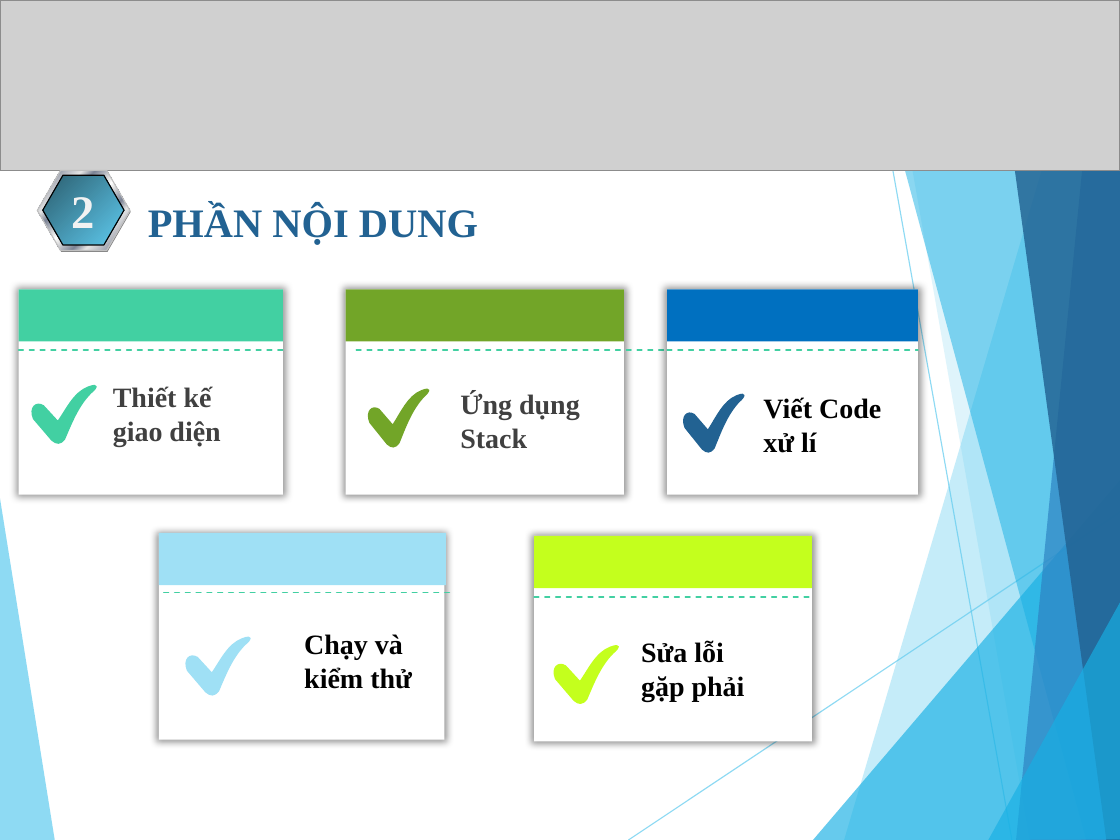
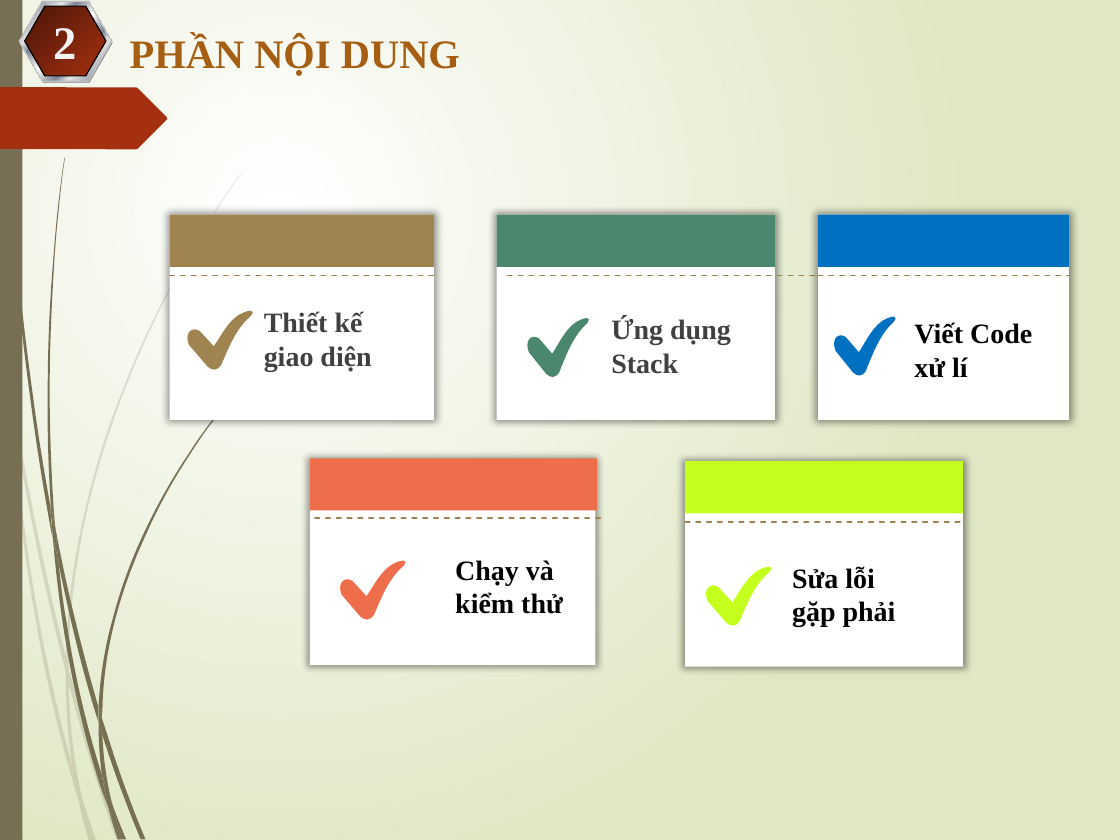
Before and after one commit to NguyenThanhNhuJS99/ThapHaNoi, a slide deck: slide 5 of BaoCaoDoAn.pptx. Drawn at 1120x840 pixels with LibreOffice and Linux fonts; fonts in the diff are those of the drawing; grey boxes stand for pictures. Boxes give left, top, right and bottom in pixels: in the first picture for what was removed or moved away, otherwise in the second. Text is boxed around its words. In the diff, an @@ line names an element or a change of style, - is before the commit and + after.

```diff
--- a/BaoCaoDoAn.pptx
+++ b/BaoCaoDoAn.pptx
@@ background #FFFFFF to gradient #FFFFFF to #DFE8C4 @@
@@ picture removed at (x1=0, y1=0, x2=1120, y2=170) @@
@@ rectangle added at (x1=0, y1=0, x2=22, y2=840), fill #766F54 @@
@@ 3 hexagons, 1 text moved together from (x1=37, y1=170, x2=478, y2=252) to (x1=19, y1=1, x2=460, y2=83) @@
@@ hexagon "2" at (x1=25, y1=7, x2=106, y2=76): fill gradient #4491AB to #5FCBEF to gradient #76220B to #A53010 @@
@@ text "PHẦN NỘI DUNG" at (x1=130, y1=36, x2=460, y2=76): text colour #226292 to #A65E12 @@
@@ freeform shape added at (x1=0, y1=87, x2=167, y2=150), fill #A53010 @@
@@ rectangle at (x1=170, y1=215, x2=435, y2=268): fill #42D0A2 to #9F8351 @@
@@ rectangle at (x1=496, y1=215, x2=774, y2=268): fill #72A528 to #4B866E @@
@@ rectangle "V" at (x1=819, y1=215, x2=1070, y2=420): font Cabin to Quicksand @@
@@ line (170, 276) - (433, 276): stroke #42D0A2 1 pt dashed to #9F8351 1 pt dashed @@
@@ line (507, 276) - (834, 276): stroke #42D0A2 1 pt dashed to #9F8351 1 pt dashed @@
@@ line (819, 276) - (1068, 276): stroke #42D0A2 1 pt dashed to #9F8351 1 pt dashed @@
@@ freeform shape at (x1=187, y1=310, x2=252, y2=370): fill #42D0A2 to #9F8351 @@
@@ freeform shape moved from (x1=31, y1=385, x2=96, y2=445) to (x1=187, y1=310, x2=252, y2=370) @@
@@ freeform shape at (x1=528, y1=318, x2=589, y2=377): fill #72A528 to #4B866E @@
@@ freeform shape moved from (x1=367, y1=389, x2=429, y2=448) to (x1=528, y1=318, x2=589, y2=377) @@
@@ 10 rectangles, 5 texts, 5 lines, 1 freeform shape moved together from (x1=19, y1=289, x2=918, y2=741) to (x1=170, y1=215, x2=1070, y2=666) @@
@@ freeform shape at (x1=834, y1=317, x2=896, y2=376): fill #226292 to #0070C0 @@
@@ rectangle at (x1=310, y1=458, x2=597, y2=511): fill #9FE0F5 to #EE6E4B @@
@@ freeform shape resized from (x1=0, y1=492, x2=55, y2=840) to (x1=53, y1=534, x2=109, y2=809) @@
@@ freeform shape at (x1=53, y1=534, x2=109, y2=809): fill #5FCBEF at 70% opacity to #766F54 @@
@@ line (315, 519) - (600, 519): stroke #42D0A2 1 pt dashed to #9F8351 1 pt dashed @@
@@ line (685, 522) - (963, 522): stroke #42D0A2 1 pt dashed to #9F8351 1 pt dashed @@
@@ freeform shape at (x1=340, y1=561, x2=405, y2=620): fill #9FE0F5 to #EE6E4B @@
@@ freeform shape moved from (x1=186, y1=636, x2=251, y2=696) to (x1=340, y1=561, x2=405, y2=620) @@
@@ freeform shape moved from (x1=553, y1=645, x2=618, y2=704) to (x1=706, y1=567, x2=771, y2=626) @@
@@ group removed at (x1=628, y1=0, x2=1120, y2=840): 7 freeform shapes, 2 lines @@
@@ group added at (x1=0, y1=171, x2=243, y2=840): 10 freeform shapes @@
@@ group added at (x1=2, y1=0, x2=242, y2=840): 11 freeform shapes @@
```
Also in this commit, not shown: 9 other slides changed, 3 slides added, 3 slides removed, 1 other file.
